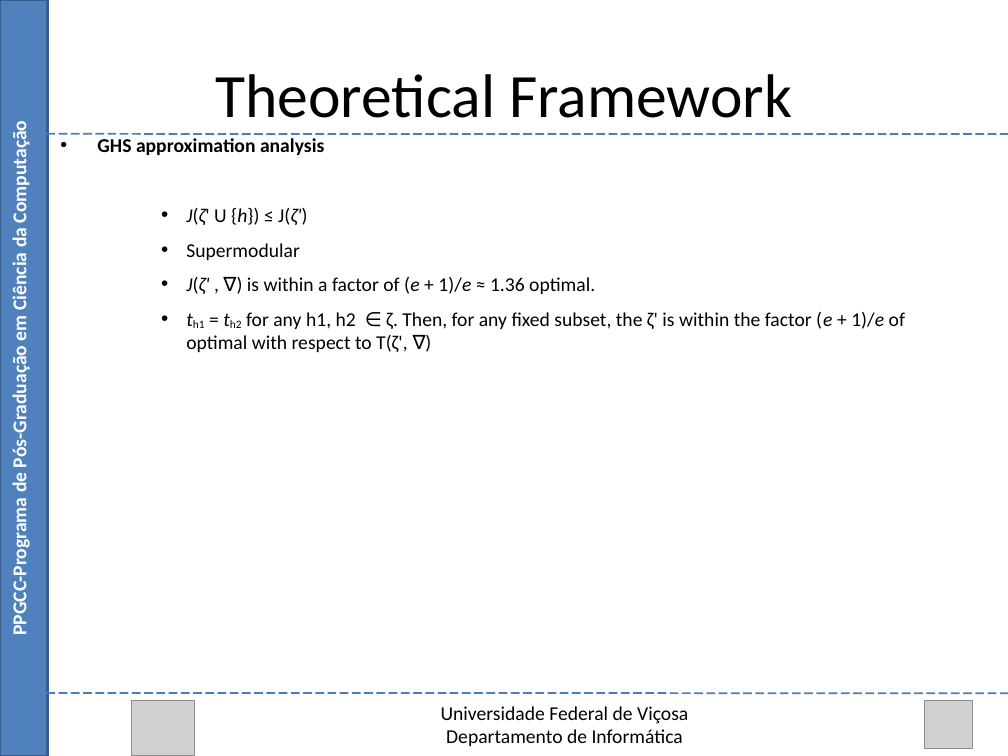
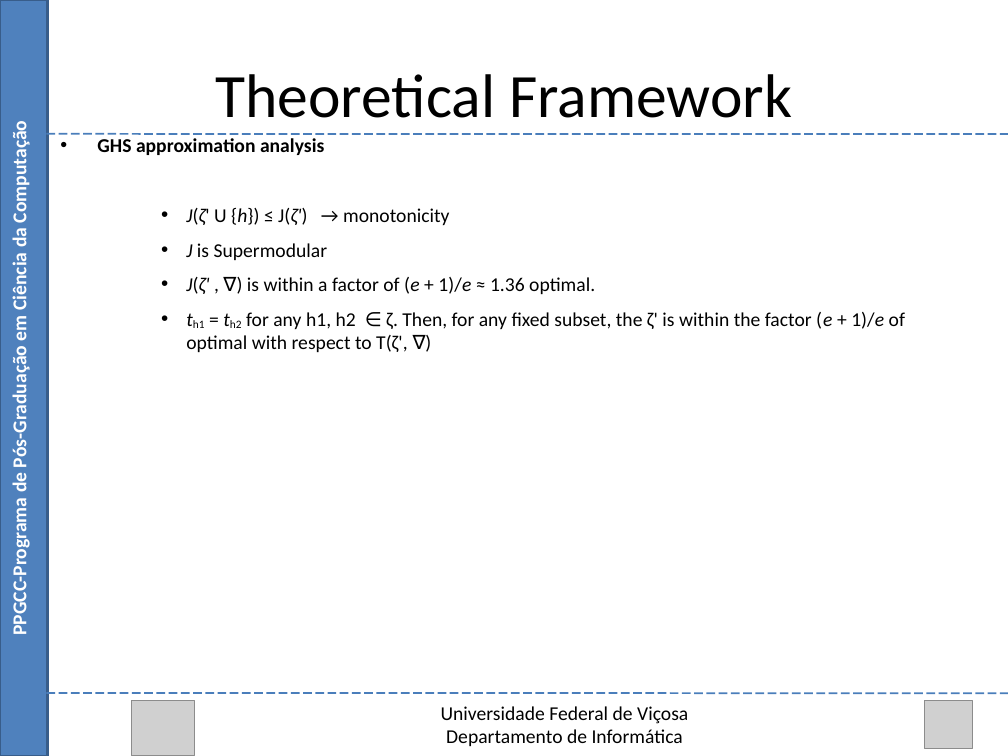
Before and after one commit to Marvinsky/research-marvin, a slide deck: slide 28 of latex/odp/selection heuristics.odp. Drawn at 1008x756 pixels with LibreOffice and Linux fonts; fonts in the diff are those of the drawing; grey boxes stand for pictures. Boxes give left, top, right and bottom in pixels: in the first picture for what was removed or moved away, otherwise in the second. Text is boxed around its words. In the diff, an @@ line names an element or a change of style, - is before the commit and + after.

```diff
--- a/latex/odp/selection heuristics.odp
+++ b/latex/odp/selection heuristics.odp
@@ text at [186, 208, 449, 260]: text changed @@
-    • J(ζ' U {h}) ≤ J(ζ')
-    • Supermodular
+    • J(ζ' U {h}) ≤ J(ζ') → monotonicity
+    • J is Supermodular
```
Also in this commit, not shown: 1 other slide changed.
